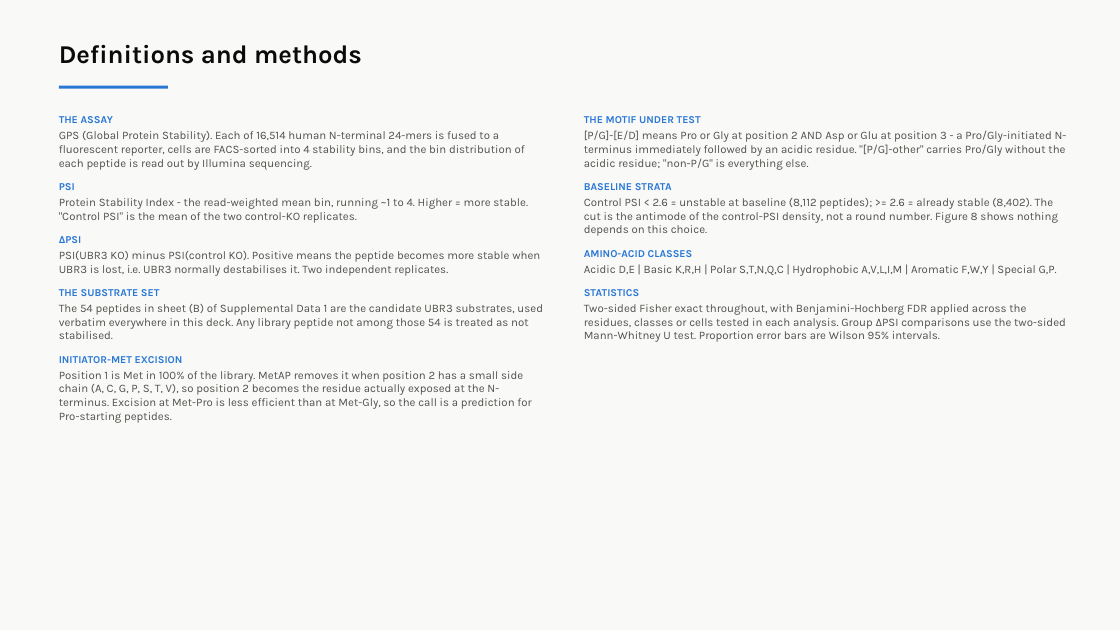
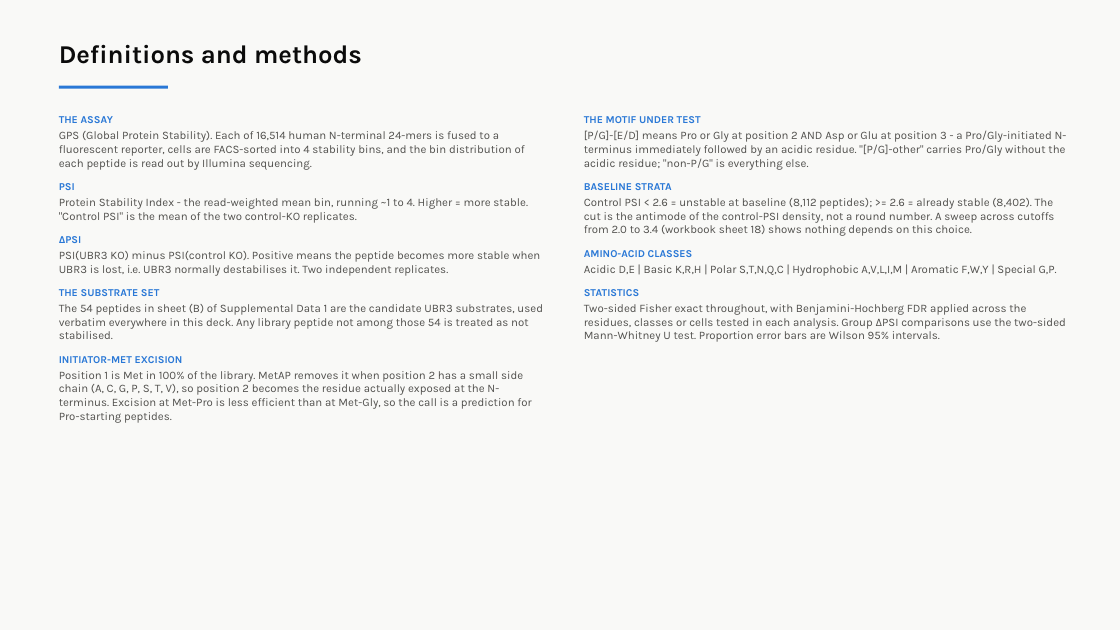
Before and after one commit to idobleicher/dianaMega, a slide deck: slide 2 of ubr3_PG_reviewer/UBR3_figures_explained.pptx. Drawn at 1120x630 pixels with LibreOffice and Linux fonts; fonts in the diff are those of the drawing. Boxes give left, top, right and bottom in pixels: in the first picture for what was removed or moved away, otherwise in the second. Text is boxed around its words. In the diff, an @@ line names an element or a change of style, - is before the commit and + after.

```diff
--- a/ubr3_PG_reviewer/UBR3_figures_explained.pptx
+++ b/ubr3_PG_reviewer/UBR3_figures_explained.pptx
@@ text at (584,198,1054,236): text changed @@
-Control PSI < 2.6 = unstable at baseline (8,112 peptides); >= 2.6 = already stable (8,402). The cut is the antimode of the control-PSI density, not a round number. Figure 8 shows nothing depends on this choice.
+Control PSI < 2.6 = unstable at baseline (8,112 peptides); >= 2.6 = already stable (8,402). The cut is the antimode of the control-PSI density, not a round number. A sweep across cutoffs from 2.0 to 3.4 (workbook sheet 18) shows nothing depends on this choice.
```
Also in this commit, not shown: 29 other slides changed, 4 slides added, 14 slides removed, 38 other files.
